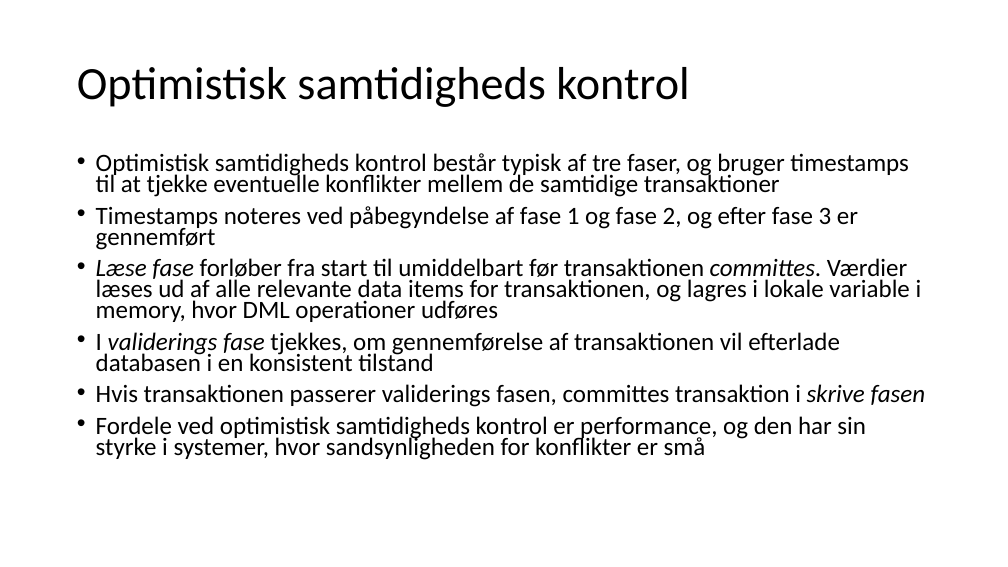
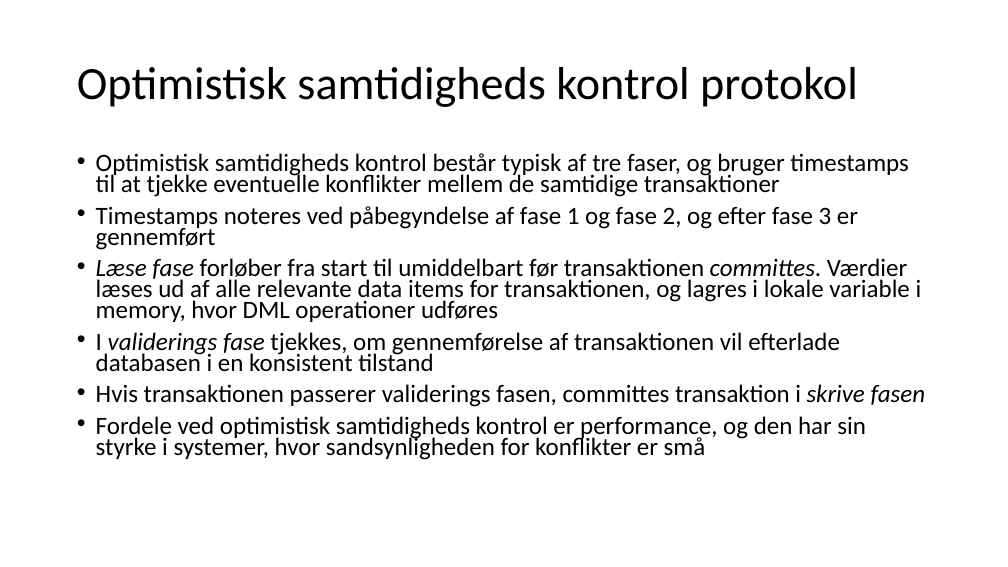
Before and after one commit to JensErikPedersen/misc, a slide deck: slide 11 of eventmanagement/Præsentation.pptx. Drawn at 1008x567 pixels with LibreOffice and Linux fonts; fonts in the diff are those of the drawing. Boxes give left, top, right and bottom in pixels: in the first picture for what was removed or moved away, otherwise in the second. Text is boxed around its words. In the diff, an @@ line names an element or a change of style, - is before the commit and + after.

```diff
--- a/eventmanagement/Præsentation.pptx
+++ b/eventmanagement/Præsentation.pptx
@@ title at <box>77,67,858,107</box>: text changed @@
-Optimistisk samtidigheds kontrol
+Optimistisk samtidigheds kontrol protokol
```
Also in this commit, not shown: 5 other slides changed, 2 slides added, 1 slide removed, 1 other file.
